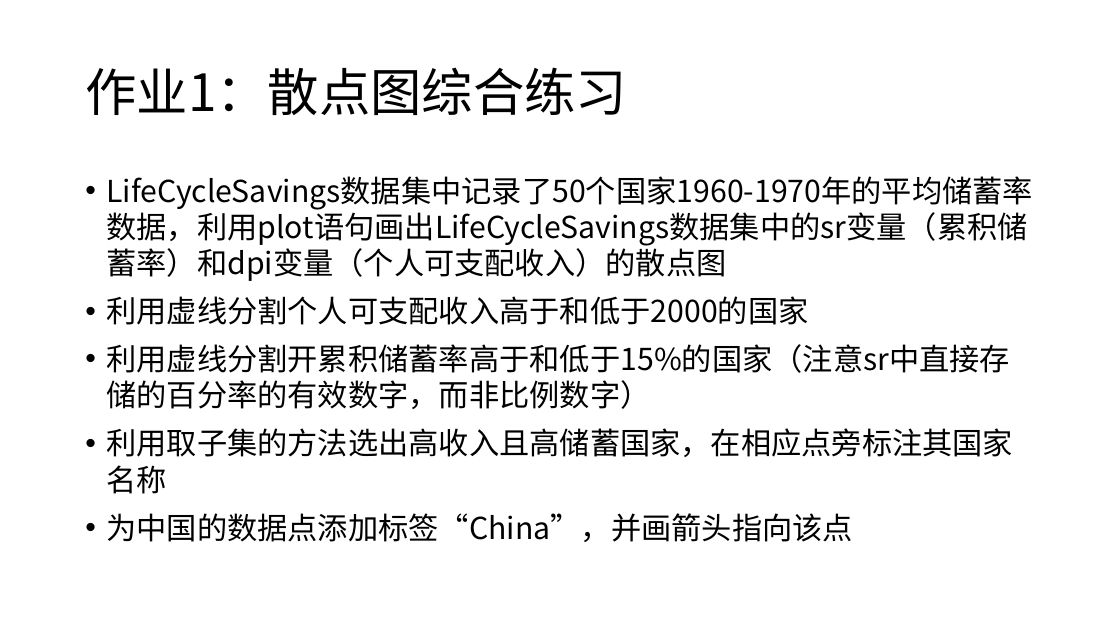
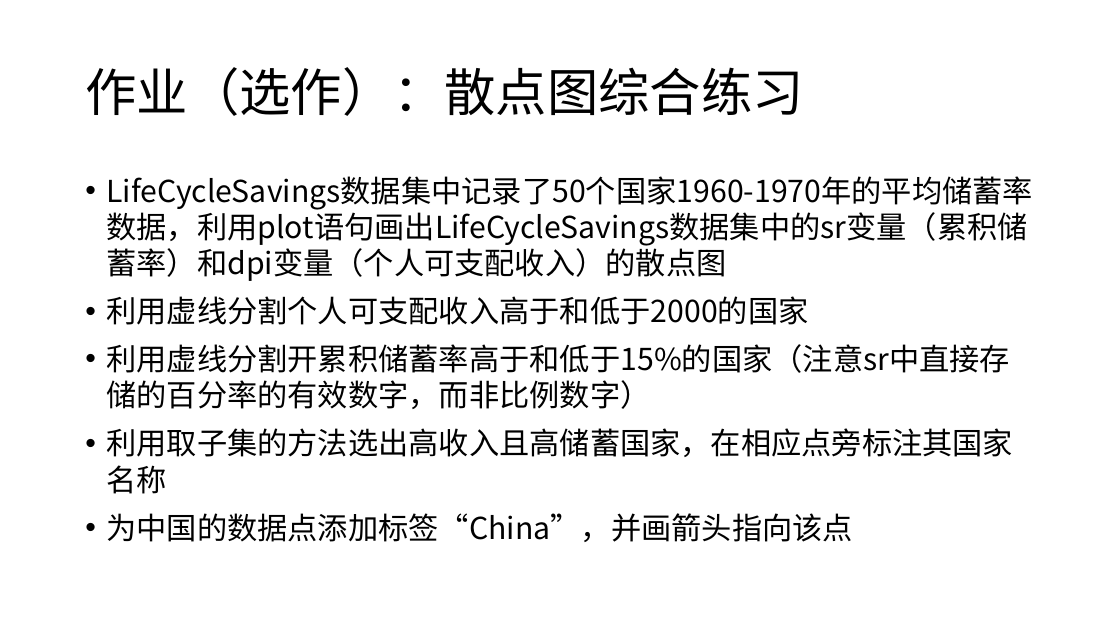
Before and after one commit to exoplanetX/DataAnalytics, a slide deck: slide 3 of 作业5-数据可视化.pptx (slide 2 before the commit). Drawn at 1120x630 pixels with LibreOffice and Linux fonts; fonts in the diff are those of the drawing. Boxes give left, top, right and bottom in pixels: in the first picture for what was removed or moved away, otherwise in the second. Text is boxed around its words. In the diff, an @@ line names an element or a change of style, - is before the commit and + after.

```diff
--- a/作业5-数据可视化.pptx
+++ b/作业5-数据可视化.pptx
@@ title at (85, 67, 804, 116): text changed @@
-作业1：散点图综合练习
+作业（选作）：散点图综合练习
```
Also in this commit, not shown: 1 other slide changed.
